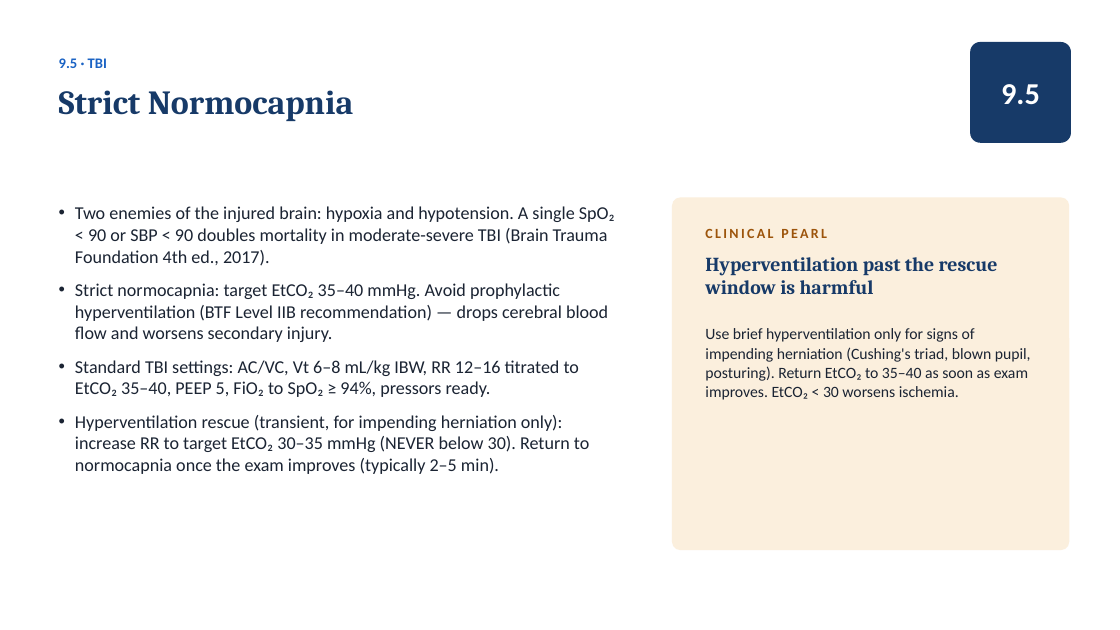
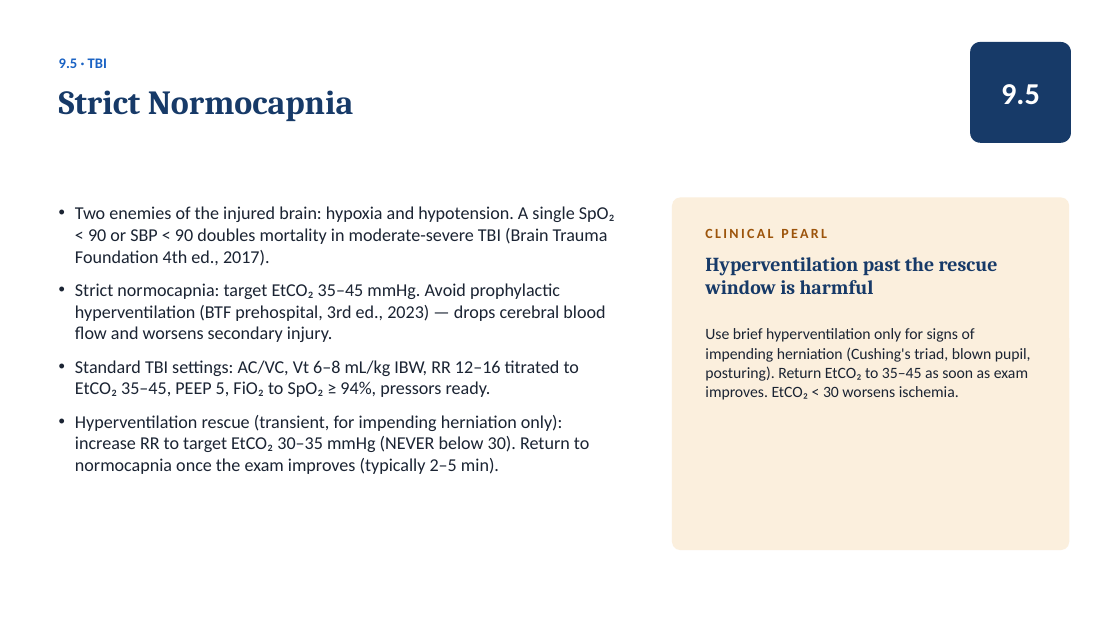
Before and after one commit to amr-kc-protocols/amr-kc-protocols, a slide deck: slide 91 of vta/slides/Ventilator_Academy_Full_Course.pptx. Drawn at 1120x630 pixels with LibreOffice and Linux fonts; fonts in the diff are those of the drawing. Boxes give left, top, right and bottom in pixels: in the first picture for what was removed or moved away, otherwise in the second. Text is boxed around its words. In the diff, an @@ line names an element or a change of style, - is before the commit and + after.

```diff
--- a/vta/slides/Ventilator_Academy_Full_Course.pptx
+++ b/vta/slides/Ventilator_Academy_Full_Course.pptx
@@ text at <box>75,283,605,397</box>: text changed @@
-• Strict normocapnia: target EtCO₂ 35–40 mmHg. Avoid prophylactic hyperventilation (BTF Level IIB recommendation) — drops cerebral blood flow and worsens secondary injury.
-• Standard TBI settings: AC/VC, Vt 6–8 mL/kg IBW, RR 12–16 titrated to EtCO₂ 35–40, PEEP 5, FiO₂ to SpO₂ ≥ 94%, pressors ready.
+• Strict normocapnia: target EtCO₂ 35–45 mmHg. Avoid prophylactic hyperventilation (BTF prehospital, 3rd ed., 2023) — drops cerebral blood flow and worsens secondary injury.
+• Standard TBI settings: AC/VC, Vt 6–8 mL/kg IBW, RR 12–16 titrated to EtCO₂ 35–45, PEEP 5, FiO₂ to SpO₂ ≥ 94%, pressors ready.
@@ text at <box>705,328,1031,400</box>: text changed @@
-Use brief hyperventilation only for signs of impending herniation (Cushing's triad, blown pupil, posturing). Return EtCO₂ to 35–40 as soon as exam improves. EtCO₂ < 30 worsens ischemia.
+Use brief hyperventilation only for signs of impending herniation (Cushing's triad, blown pupil, posturing). Return EtCO₂ to 35–45 as soon as exam improves. EtCO₂ < 30 worsens ischemia.
```
Also in this commit, not shown: 8 other slides changed, 10 other files.
